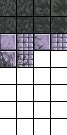
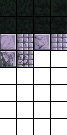
Layered file, before and after one edit (67x135). Changes by layer:
removed layer "TexOut" over (x1=0, y1=17, x2=67, y2=33)
painted on "TexOut-Kopie" over (x1=0, y1=0, x2=67, y2=33)
